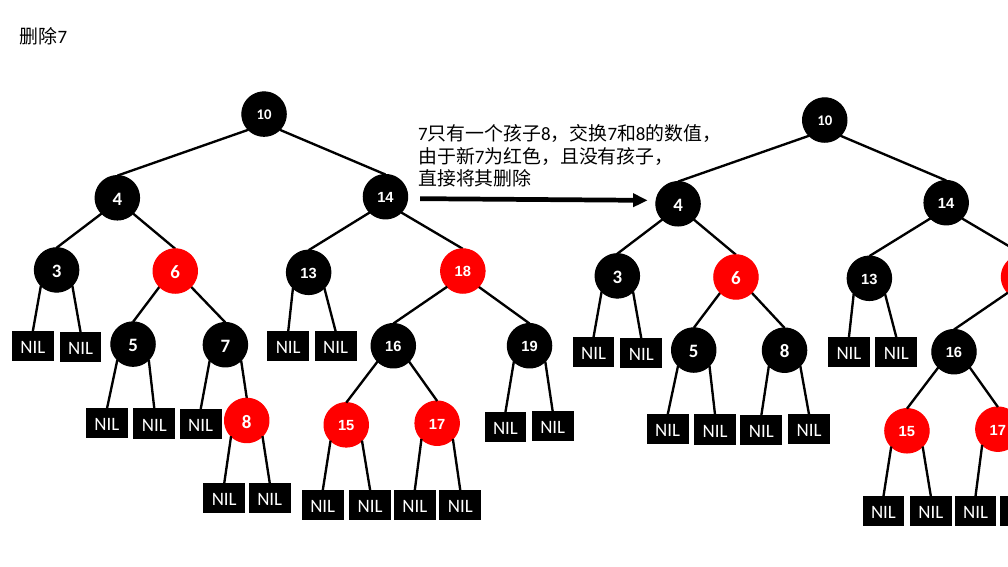
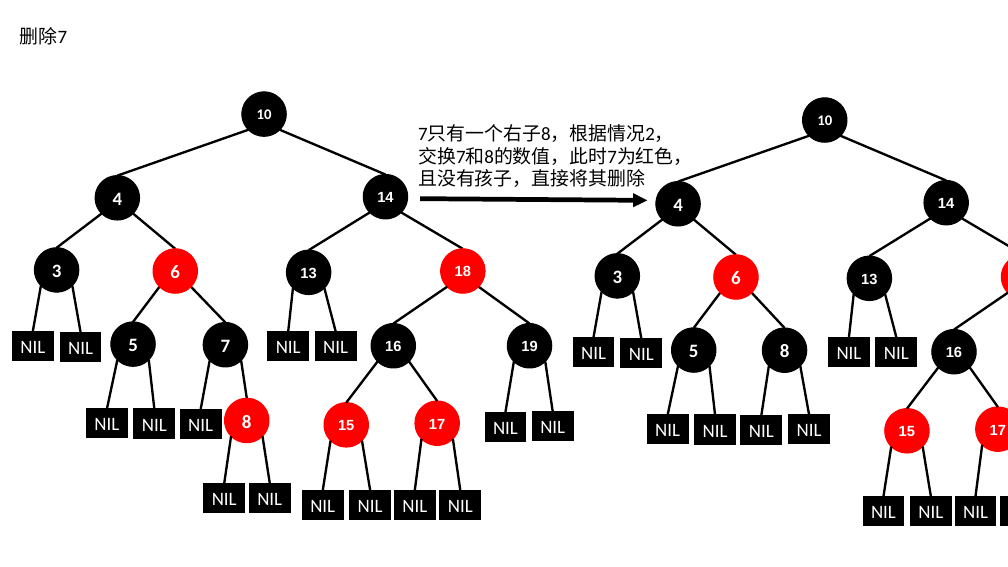
Before and after one commit to BinMarshall/studing, a slide deck: slide 24 of 源码分析/红黑树插入演示.pptx. Drawn at 1008x567 pixels with LibreOffice and Linux fonts; fonts in the diff are those of the drawing. Boxes give left, top, right and bottom in pixels: in the first picture for what was removed or moved away, otherwise in the second. Text is boxed around its words. In the diff, an @@ line names an element or a change of style, - is before the commit and + after.

```diff
--- a/源码分析/红黑树插入演示.pptx
+++ b/源码分析/红黑树插入演示.pptx
@@ text at [418, 124, 692, 187]: text changed @@
-7只有一个孩子8，交换7和8的数值，
-由于新7为红色，且没有孩子，
-直接将其删除
+7只有一个右子8，根据情况2，
+交换7和8的数值，此时7为红色，
+且没有孩子，直接将其删除
```
Also in this commit, not shown: 19 other slides changed.
